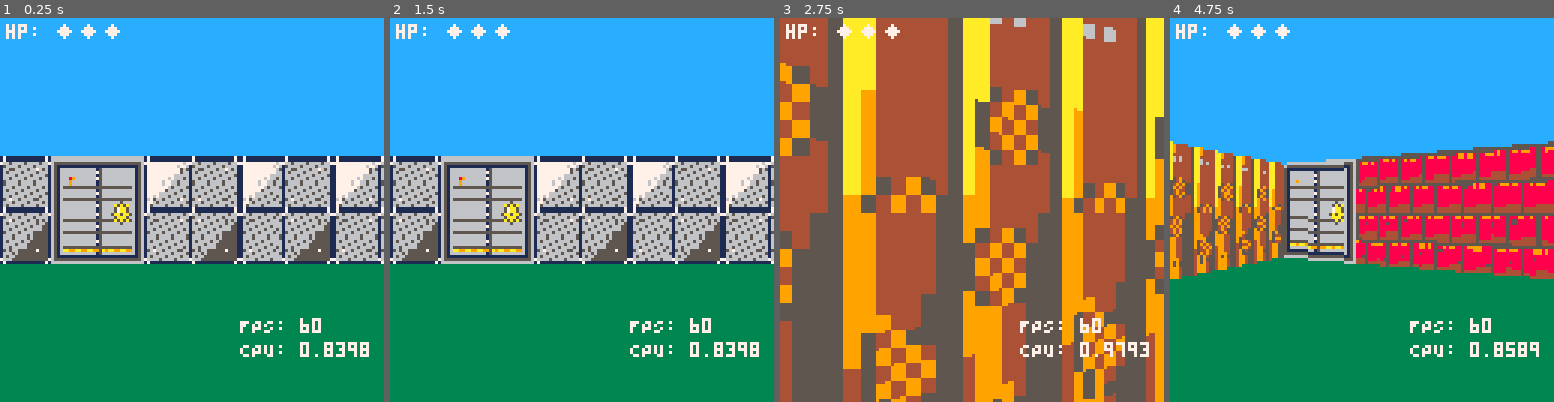
Above: before the commit, frames 1-4 (left to right).
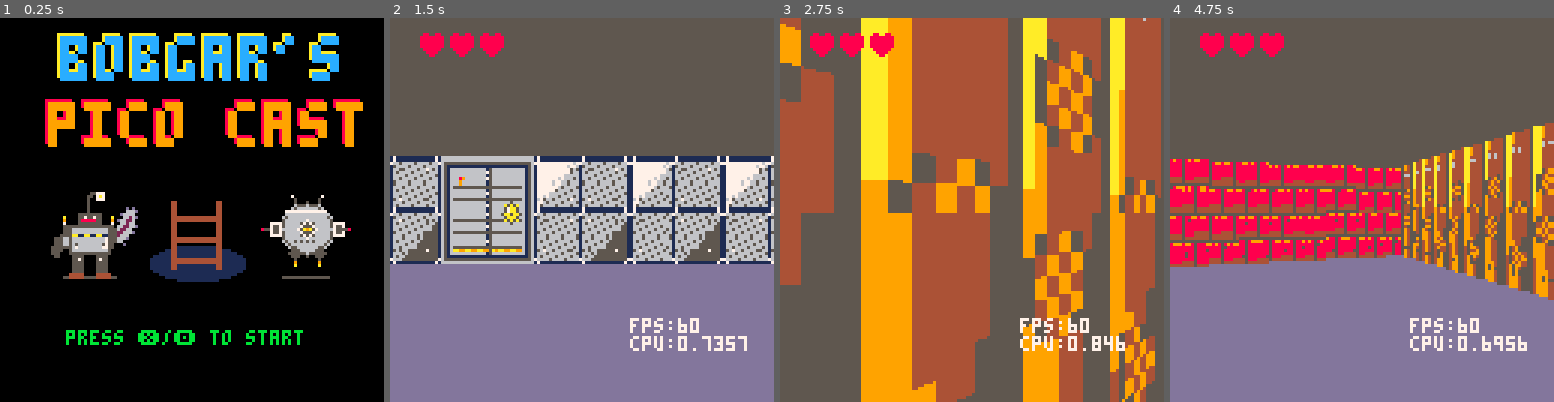
Above: after the commit, the same moments.

Repository: bobgar/picocast
Game: PICO-8 cartridge picocast.p8
The game is run twice, just before and just after one commit, with the same random seed, the same clock (stepped at 60 frames per second) and the same inputs.
Inputs:
- Up to frame 1 (0.25 s): no input
- Up to frame 2 (1.5 s): tap X (X key) at 0.33, 1.07 s; tap O (Z key) at 0.7 s
- Up to frame 3 (2.75 s): hold Right 1.6-2.1 s; tap O (Z key) at 1.7, 2.1, 2.5 s; tap X (X key) at 1.85 s; hold Up 2.15-2.42 s; hold Right from 2.47 s (still down)
- Up to frame 4 (4.75 s): tap O (Z key) every 0.4 s from 2.9 to 4.5 s; tap X (X key) at 2.97, 4.08 s; release Right at 3.03 s; hold Left 3.08-3.58 s; hold Down 3.63-3.97 s; hold Right 4.02-4.68 s; hold Up from 4.73 s (still down)

The runs differ from the first frame. In frame 1, 94% of the frame differs, in the area x 0-100%, y 0-100%; in frame 2, 72%; in frame 3, 71%; in frame 4, 95%.

Commit message:
Lots of little things.  Improved gen, reduced token count. health pickups.  Splash screens. etc.

Diff:
--- a/actors.lua
+++ b/actors.lua
@@ -1,33 +1,45 @@
--- projectiles, enemies, player fire (uses library.lua helpers)
+-- projectiles, enemies, player fire (token-lean)
 
 function spawn_projectile(x,y,tx,ty,from)
- local dx,dy=tx-x,ty-y local l=max(0.0001,sqrt(dx*dx+dy*dy)) dx/=l dy/=l
- local sp=(from==1) and 0.22 or 0.12 local life=(from==1) and 60 or 90
- add(projectiles,{x=x,y=y,dx=dx,dy=dy,spd=sp,life=life,from=from})
+ local dx,dy=tx-x,ty-y
+ local il=1/max(0.0001,sqrt(dx*dx+dy*dy))
+ add(projectiles,{
+  x=x,y=y,dx=dx*il,dy=dy*il,
+  spd=(from==1) and 0.22 or 0.12,
+  life=(from==1) and 60 or 90,
+  from=from
+ })
 end
 
-local function move_projectile(pr)
- local tdx,tdy=pr.dx*pr.spd,pr.dy*pr.spd
- local steps=max(1,flr(max(abs(tdx),abs(tdy))/0.04)+1)
- local sdx,sdy=tdx/steps,tdy/steps
- for i=1,steps do pr.x+=sdx pr.y+=sdy if solid_at_world(pr.x,pr.y) then return true end end
+local function move_projectile(p)
+ local sx,sy=p.dx*p.spd/3,p.dy*p.spd/3
+ for i=1,3 do
+  p.x+=sx p.y+=sy
+  if solid_at_world(p.x,p.y) then return true end
+ end
 end
 
 function update_projectiles()
  for i=#projectiles,1,-1 do
-  local pr=projectiles[i] local hit=move_projectile(pr) pr.life-=1
-  if pr.life<=0 or hit then deli(projectiles,i)
+  local p=projectiles[i]
+  local hit=move_projectile(p) p.life-=1
+  if p.life<=0 or hit then
+    deli(projectiles,i)
   else
-   if pr.from==0 then
-    if dist(pr.x,pr.y,player.x,player.y)<0.4 then
-     if player.hurt_cd<=0 then player.hp-=1 player.hurt_cd=30 if player.hp<=0 then game_state=2 end end
-     deli(projectiles,i)
+    if p.from==0 then
+      local dx,dy=player.x-p.x,player.y-p.y
+      if dx*dx+dy*dy<0.16 then
+        if player.hurt_cd<=0 then player.hp-=1 player.hurt_cd=30 if player.hp<=0 then game_state=2 end end
+        deli(projectiles,i)
+      end
+    else
+      for ei=#enemies,1,-1 do
+        local e=enemies[ei]
+        local dx,dy=e.x-p.x,e.y-p.y
+        local r=e.r+0.25
+        if dx*dx+dy*dy<r*r then e.hp-=1 deli(projectiles,i) break end
+      end
     end
-   else
-    for ei=#enemies,1,-1 do local e=enemies[ei]
-     if dist(pr.x,pr.y,e.x,e.y) < e.r+0.25 then e.hp-=1 deli(projectiles,i) break end
-    end
-   end
   end
  end
 end
@@ -39,29 +51,20 @@
  player.fire_cd=10
 end
 
-local function enemy_try_open_doors(e)
- local best_i=-1 local best_d=30000
- for i=1,#doors do local d=doors[i]
-  if not d.removed and (not d.locked) and (not d.open or d.anim<1) then
-   local wx,wy=cell_center_world(d.x),cell_center_world(d.y)
-   local dd=dist(wx,wy,e.x,e.y)
-   if dd<1.0 and dd<best_d then best_d=dd best_i=i end
-  end
+local function follow_path(e)
+ local p=e.path if not p or not e.path_i or e.path_i>#p then return false end
+ local nd=p[e.path_i] local nx,ny=nd.x,nd.y
+ if cell(nx,ny)==DOOR_CODE then
+  local wx,wy=nx-0.5,ny-0.5
+  local dx,dy=wx-e.x,wy-e.y
+  if dx*dx+dy*dy<1 then open_door_tile(nx,ny,false) end
  end
- if best_i~=-1 then local d=doors[best_i] d.open=true d.timer=DOOR_OPEN_TIME end
-end
-
-local function follow_path(e)
- if not e.path or not e.path_i or e.path_i>#e.path then return false end
- local node=e.path[e.path_i] local nx,ny=node.x,node.y
- if cell(nx,ny)==DOOR_CODE then
-  local wx,wy=cell_center_world(nx),cell_center_world(ny)
-  if dist(wx,wy,e.x,e.y)<1.0 then open_door_tile(nx,ny,false) end
- end
- local wx,wy=cell_center_world(nx),cell_center_world(ny)
- local dx,dy=wx-e.x,wy-e.y local d=sqrt(dx*dx+dy*dy)
- if d<0.1 then e.path_i+=1 return follow_path(e) end
- if d>0 then e.x,e.y=move_circle(e.x,e.y,dx/d*e.spd,dy/d*e.spd,e.r) return true end
+ local wx,wy=nx-0.5,ny-0.5
+ local dx,dy=wx-e.x,wy-e.y local d2=dx*dx+dy*dy
+ if d2<0.01 then e.path_i+=1 return true end
+ local il=1/max(0.0001,sqrt(d2))
+ e.x,e.y=move_circle(e.x,e.y,dx*il*e.spd,dy*il*e.spd,e.r)
+ return true
 end
 
 local function replan_to_player(e)
@@ -69,40 +72,63 @@
  if not e.had_los and not e.path then return end
  if plan_budget<=0 then return end
  plan_budget-=1 e.repath_cd=18
- local sx,sy=flr(e.x)+1,flr(e.y)+1 local tx,ty=flr(player.x)+1,flr(player.y)+1
- local p=astar(sx,sy,tx,ty,100,6000) if p then e.path=p e.path_i=1 end
+ local sx,sy=flr(e.x)+1,flr(e.y)+1
+ local tx,ty=flr(player.x)+1,flr(player.y)+1
+ local p=astar(sx,sy,tx,ty,100,6000)
+ if p then e.path=p e.path_i=1 end
 end
 
 function update_enemies()
  for i=#enemies,1,-1 do
   local e=enemies[i]
-  local dx,dy=player.x-e.x,player.y-e.y local d2=dx*dx+dy*dy local d=max(0.0001,sqrt(d2))
-  local ux,uy=dx/d,dy/d
+  local dx,dy=player.x-e.x,player.y-e.y
+  local d2=dx*dx+dy*dy
+  local il=1/max(0.0001,sqrt(d2))
+  local ux,uy=dx*il,dy*il
 
+  -- LOS throttle
   if e.los_cd<=0 then
-   e.los=(d2<196) and los_dda(e.x,e.y,player.x,player.y,256) or false
-   if e.los then e.had_los=true end
-   e.los_cd=e.los and 2 or 4
+    e.los=(d2<196) and los_dda(e.x,e.y,player.x,player.y,256) or false
+    if e.los then e.had_los=true end
+    e.los_cd=e.los and 2 or 4
   else e.los_cd-=1 end
 
-  enemy_try_open_doors(e)
+  -- open near doors (3x3) to keep moving without scanning all doors
+  local ix,iy=flr(e.x)+1,flr(e.y)+1
+  for jy=iy-1,iy+1 do
+    for ix2=ix-1,ix+1 do
+      if cell(ix2,jy)==DOOR_CODE then
+        local dx2,dy2=e.x-(ix2-0.5),e.y-(jy-0.5)
+        if dx2*dx2+dy2*dy2<1 then open_door_tile(ix2,jy,false) end
+      end
+    end
+  end
 
   if e.t==0 then -- melee
-   if e.los then e.path=nil e.x,e.y=move_circle(e.x,e.y,ux*e.spd,uy*e.spd,e.r)
-   elseif e.had_los then if not follow_path(e) then replan_to_player(e) end end
-   e.mcd=max(0,(e.mcd or 0)-1)
-   if d<0.75 and e.mcd<=0 then
-    if player.hurt_cd<=0 then player.hp-=1 player.hurt_cd=30 if player.hp<=0 then game_state=2 end end
-    e.mcd=14
-   end
+    if e.los then
+      e.path=nil
+      e.x,e.y=move_circle(e.x,e.y,ux*e.spd,uy*e.spd,e.r)
+    elseif e.had_los then
+      if not follow_path(e) then replan_to_player(e) end
+    end
+    e.mcd=max(0,(e.mcd or 0)-1)
+    if d2<0.5625 and e.mcd<=0 then
+      if player.hurt_cd<=0 then player.hp-=1 player.hurt_cd=30 if player.hp<=0 then game_state=2 end end
+      e.mcd=14
+    end
   else -- ranged
-   if e.los then
-    e.path=nil
-    if d>6 then e.x,e.y=move_circle(e.x,e.y,ux*e.spd,uy*e.spd,e.r)
-    elseif d<2 then e.x,e.y=move_circle(e.x,e.y,-ux*e.spd,-uy*e.spd,e.r) end
-    e.cd=max(0,(e.cd or 0)-1)
-    if d<12 and e.cd<=0 then spawn_projectile(e.x,e.y,player.x,player.y,0) e.cd=52 end
-   elseif e.had_los then if not follow_path(e) then replan_to_player(e) end end
+    if e.los then
+      e.path=nil
+      if d2>36 then
+        e.x,e.y=move_circle(e.x,e.y,ux*e.spd,uy*e.spd,e.r)
+      elseif d2<4 then
+        e.x,e.y=move_circle(e.x,e.y,-ux*e.spd,-uy*e.spd,e.r)
+      end
+      e.cd=max(0,(e.cd or 0)-1)
+      if d2<144 and e.cd<=0 then spawn_projectile(e.x,e.y,player.x,player.y,0) e.cd=52 end
+    elseif e.had_los then
+      if not follow_path(e) then replan_to_player(e) end
+    end
   end
 
   if e.hp<=0 then deli(enemies,i) end
--- a/config.lua
+++ b/config.lua
@@ -3,24 +3,16 @@
 half_h=64
 BIG=32767
 
--- fov/movement
-fov_deg=60
-fov_turn=fov_deg/360
+-- fov/movement (60° => 1/6; 2.7/360 => 0.0075)
+fov_turn=1/6
 move_spd=0.135
-rot_spd=2.7/360
+rot_spd=0.0075
 
--- textures: 32x32 packed into map (4x4 sprite tiles)
+-- textures: 32x32 packed (4x4 sprites)
 tex_w,tex_h=32,32
-span=tex_w/8
+span=4
 
--- wall sources (sprite 0 is blank)
-WALL_SRC0=1
-WALL_SRC1=1+span
-WALL_SRC2=1+span*2
-
--- doors (32x32), exit, key
-DOOR_SRC=64
-LOCKED_DOOR_SRC=76
+-- doors/exits/keys (sprites)
 EXIT_SPR=68
 KEY_SPR=72
 
@@ -31,15 +23,15 @@
 DOOR_CODE=9
 LOCKED_DOOR_CODE=10
 DOOR_OPEN_TIME=420
-USE_RADIUS=1.0
+USE_RADIUS=1
 DOOR_ANIM_FRAMES=30
 
 -- palette
-col_sky=12
-col_floor=3
+col_ceil=5
+col_floor=13
 col_proj_en=8
 col_proj_pl=10
-col_hitfx=8
+-- col_hitfx removed (unused); add back if you use it
 
 -- world, player, state
 W,H=200,200
@@ -58,7 +50,17 @@
 enemies={}
 projectiles={}
 SPR_MELEE=128
-SPR_RANGED=128+4
+SPR_RANGED=132
 
 -- perf
 plan_budget=1
+
+-- keep these so the atlas builds (render expects 0..2 = walls, 3 = door, 4 = locked)
+WALL_SRC0=1
+WALL_SRC1=1+span
+WALL_SRC2=1+span*2
+DOOR_SRC=64
+LOCKED_DOOR_SRC=76
+
+HEALTH_SPR=136
+healths={}
--- a/library.lua
+++ b/library.lua
@@ -230,41 +230,83 @@
  end
 end
 
-
-
-local function convert(n)
-    if n == 0 then
-        return " "
-    elseif n == DOOR_CODE then
-        return "D"
-    elseif n==LOCKED_DOOR_CODE then
-        return "L"
-    else
-        return "X"
-    end
-end
-
--- dumps the grid; if mark_player=true, marks the player's tile as "PP"
-function debug_dump_level(mark_player)
-  printh("=== level dump ===")
-  local px,py = flr(player.x+0.5), flr(player.y+0.5)
-
-  for y=1,H do
-    local row=""
-    for x=1,W do
-      local cellstr
-      if mark_player and x==px and y==py then
-        cellstr="P"
-      elseif exit_ix == x and exit_iy == y then
-        cellstr="S"
-      elseif flr(key_ent.x) ==x and flr(key_ent.y) == y then
-        cellstr="K"
-      else
-        local v=cell(x,y)
-        cellstr=convert(v)
-      end
-      row..=cellstr
-    end
-    printh(row)
-  end
-end
+function bprint(str,x,y,c,scale)
+    _str_to_sprite_sheet(str)
+
+    local w = #str*4
+    local h = 5
+    pal(7,c)
+    palt(0,true)
+
+    sspr(0,0,w,h,x,y,w*scale,h*scale)
+    pal()
+
+    _restore_sprites_from_usermem()
+end
+
+
+function _str_to_sprite_sheet(str)
+    _copy_sprites_to_usermem()
+
+    _black_out_sprite_row()
+    set_sprite_target()
+    print(str,0,0,7)
+    set_screen_target()
+end
+
+function set_sprite_target()
+    poke(0x5f55,0x00)
+end
+
+function set_screen_target()
+    poke(0x5f55,0x60)
+end
+
+function _copy_sprites_to_usermem()
+    memcpy(0x4300,0x0,0x0200)
+end
+
+function _black_out_sprite_row()
+    memset(0x0,0,0x0200)
+end
+
+function _restore_sprites_from_usermem()
+    memcpy(0x0,0x4300,0x0200)
+end
+
+-- local function convert(n)
+--     if n == 0 then
+--         return " "
+--     elseif n == DOOR_CODE then
+--         return "D"
+--     elseif n==LOCKED_DOOR_CODE then
+--         return "L"
+--     else
+--         return "X"
+--     end
+-- end
+
+-- -- dumps the grid; if mark_player=true, marks the player's tile as "PP"
+-- function debug_dump_level(mark_player)
+--   printh("=== level dump ===")
+--   local px,py = flr(player.x+0.5), flr(player.y+0.5)
+
+--   for y=1,H do
+--     local row=""
+--     for x=1,W do
+--       local cellstr
+--       if mark_player and x==px and y==py then
+--         cellstr="P"
+--       elseif exit_ix == x and exit_iy == y then
+--         cellstr="S"
+--       elseif flr(key_ent.x) ==x and flr(key_ent.y) == y then
+--         cellstr="K"
+--       else
+--         local v=cell(x,y)
+--         cellstr=convert(v)
+--       end
+--       row..=cellstr
+--     end
+--     printh(row)
+--   end
+-- end
--- a/main.lua
+++ b/main.lua
@@ -1,46 +1,82 @@
 -- lifecycle, input, HUD, screens
 
-local function draw_hud()
- local s="hp: " for i=1,3 do s..=(i<=player.hp and "\143" or "\151") end
- print(s,2,2, player.hurt_cd>0 and col_hitfx or 7)
- if player.has_key then print("key",2,10,11) end
- print("FPS: "..stat(7),80,100,7) print("CPU: "..stat(1),80,108,7)
-end
+local function bigprint(s,x,y,c) for dy=0,1 do for dx=0,1 do print(s,x+dx,y+dy,c) end end end
 
 function _init()
  -- srand(t()) -- enable for fresh layout each boot
  build_atlas_from_sources({WALL_SRC0,WALL_SRC1,WALL_SRC2,DOOR_SRC,LOCKED_DOOR_SRC})
- build_level()
+ game_state=-1 -- start screen
 end
 
 function _update60()
  plan_budget=1
- if game_state~=0 then if btnp(4) or btnp(5) then build_level() game_state=0 end return end
+ if game_state~=0 then
+  if btnp(4) or btnp(5) then build_level() game_state=0 end
+  return
+ end
 
- player.hurt_cd=max(0,player.hurt_cd-1) player.fire_cd=max(0,player.fire_cd-1)
- if btn(0) then player.a-=rot_spd end if btn(1) then player.a+=rot_spd end
- if player.a<0 then player.a+=1 end if player.a>=1 then player.a-=1 end
+ player.hurt_cd=max(0,player.hurt_cd-1)
+ player.fire_cd=max(0,player.fire_cd-1)
+
+ -- rotate
+ if btn(0) then player.a-=rot_spd end
+ if btn(1) then player.a+=rot_spd end
+ player.a%=1
+
+ -- fire / use
  if btnp(5) then player_fire() end
- if btnp(4) then debug_dump_level(true) try_open_door_at(player.x,player.y,true) end
+ if btnp(4) then try_open_door_at(player.x,player.y,true) end
 
- local dx,dy=0,0 local cx,cy=cos(player.a),sin(player.a)
- if btn(2) then dx+=cx*move_spd dy+=cy*move_spd end
- if btn(3) then dx-=cx*move_spd dy-=cy*move_spd end
- if dx~=0 or dy~=0 then player.x,player.y=move_circle(player.x,player.y,dx,dy,0.18) end
+ -- move (forward/back only; strafing not used)
+ local f=(btn(2) and 1 or 0)-(btn(3) and 1 or 0)
+ if f~=0 then
+  local cx,cy=cos(player.a),sin(player.a)
+  player.x,player.y=move_circle(player.x,player.y,cx*move_spd*f,cy*move_spd*f,0.18)
+ end
 
- if key_ent and not key_ent.got and dist(player.x,player.y,key_ent.x,key_ent.y)<0.45 then key_ent.got=true player.has_key=true end
+ -- key pickup
+ if key_ent and not key_ent.got and dist(player.x,player.y,key_ent.x,key_ent.y)<0.45 then
+  key_ent.got=true player.has_key=true
+ end
+
+ -- health pickup
+for i=#healths,1,-1 do
+ local h=healths[i]
+ if dist(player.x,player.y,h.x,h.y)<0.45 then
+  player.hp=player.hp+1  --todo for right now no max health check (IE "if player.hp<3 then ... end")
+  deli(healths,i)
+ end
+end
+
 
  update_doors() update_enemies() update_projectiles()
 
+ -- exit check
  local ex,ey=cell_center_world(exit_ix),cell_center_world(exit_iy)
  if abs(player.x-ex)<0.4 and abs(player.y-ey)<0.4 then game_state=1 end
 end
 
-local function draw_win() cls(0) print("\^wyou win!",38,54,11) print("press ❎/🅾️ to play again",18,70,6) end
-local function draw_dead() cls(0) print("\^woops!",48,50,8) print("you died",44,62,8) print("press ❎/🅾️ to retry",22,78,6) end
-
 function _draw()
- if game_state==1 then draw_win()
- elseif game_state==2 then draw_dead()
- else cls() draw_scene() draw_hud() end
+ if game_state==-1 then
+  cls(0)
+  bprint("bobgar's", 19, 5, 10, 3)
+  bprint("bobgar's", 20, 6, 12, 3)
+  bprint("pico cast", 15, 27, 8, 3)
+  bprint("pico cast", 16, 28, 9, 3)
+  spr(128,14,56,4,4) spr(68,50,56,4,4) spr(132,86,56,4,4)
+  print("press ❎/🅾️ to start",22,104,11)
+ elseif game_state==1 then
+  cls(0) print("\^wyou win!",38,54,11) print("press ❎/🅾️ to play again",18,70,6)
+ elseif game_state==2 then
+  cls(0) print("\^woops!",48,50,8) print("you died",44,62,8) print("press ❎/🅾️ to retry",22,78,6)
+ else
+  cls()
+  draw_scene()
+  -- hud
+  --local s="hp:"..hearts[player.hp+1]
+  for i=1,player.hp do spr(13, i*10,5) end
+  --print(s,2,2, player.hurt_cd>0 and 8 or 7)
+  if player.has_key then spr(14,10,15) end --print("key",2,10,11) end
+  print("fps:" .. stat(7) .. "\ncpu:" .. stat(1) ,80,100,7)
+ end
 end
--- a/render.lua
+++ b/render.lua
@@ -8,7 +8,7 @@
  local t=sin(hf)/max(0.0001,cos(hf))
  local px,py=-dy*t,dx*t
 
- rectfill(0,0,127,63,col_sky) rectfill(0,64,127,127,col_floor)
+ rectfill(0,0,127,63,col_ceil) rectfill(0,64,127,127,col_floor)
  dov={} local nc=0.03
 
  for x=0,scr_w-1 do
@@ -108,6 +108,16 @@
   end
  end
 
+ for h in all(healths) do
+    local tx,ty=pr(h.x,h.y)
+    if ty>0 then
+      local cx=flr((scr_w/2)*(1+tx/ty))
+      if cx>=0 and cx<scr_w and ty<zb[cx] then
+        draw_sprite32_billboard(HEALTH_SPR,ty,cx,0,0.10)
+      end
+    end
+ end
+
  -- enemies (no sort; z-cull at center column)
  for e in all(enemies) do
   local tx,ty=pr(e.x,e.y)
--- a/world.lua
+++ b/world.lua
@@ -209,6 +209,20 @@
  player.hp=3 player.hurt_cd=0 player.fire_cd=0 player.has_key=false
  local ex,ey=cxy(er) exit_ix,exit_iy=ex,ey
  key_ent={x=cell_center_world(kr.x+kr.w\2),y=cell_center_world(kr.y+kr.h\2),got=false}
+ -- place health pickups
+  healths={}
+  local n=irnd(3,4)
+  local pool={}
+  for i=1,#rooms do
+  local k=rooms[i].kind
+  if k=='normal' then add(pool,i) end
+  end
+  for i=1,n do
+  if #pool==0 then break end
+  local id=pool[irnd(1,#pool)]
+  local x,y=rndpos(rooms[id])
+  add(healths,{x=x,y=y})
+  end
 
  spawn_enemies() projectiles={}
  return true
Not shown, changed: 40 lines of the sprite sheet (__gfx__) section of picocast.p8
